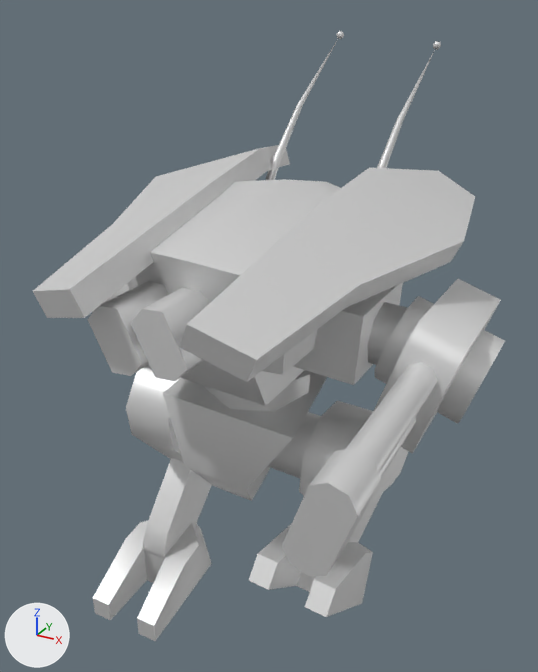
Renders of the glTF model glb/leggobt3.glb from each side of a commit.
Before and after are seen from a 50 mm camera at (52.3, -85.3, 94.1) aimed at (3.8, 2.8, 50.1). Every picture has the same lights, and +X, +Y and +Z are marked at lower left. The older version comes first. Where no turn or scale is listed for an object, it has been applied to the vertices.

In view in the first picture: 'lbarrel', 'lfoot', 'lthigh', 'pelvis', 'rfoot', 'rleg', 'rthigh', 'sleeve', 'torso' and 1 more.
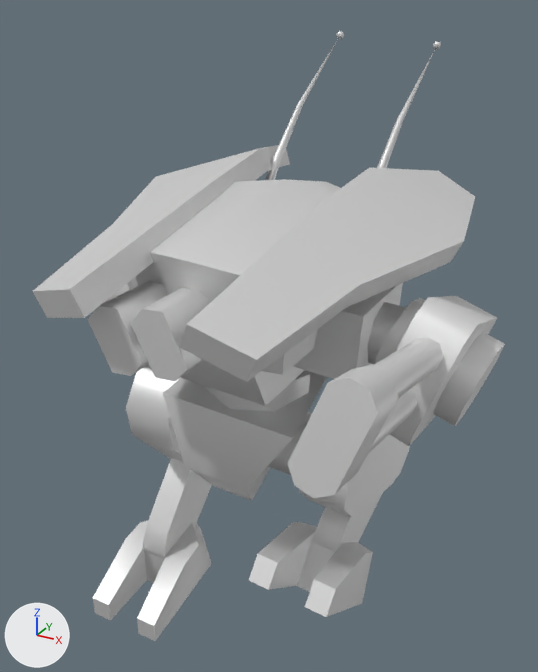
ob_aimx1 is not drawn itself; it is the parent of ob_sleeve.

The change in detail:
Object 'aimx1' (ob_aimx1) turns from (15, 0, 0) to (0, 0, 0) degrees about x, y and z.

Changed parts and their boxes (x1, y1, x2, y2) in the pictures (538 x 672 px):
'lbarrel', turned
    before: (282, 362, 438, 576)
    after: (287, 337, 443, 498)
'sleeve', turned
    before: (373, 279, 505, 454)
    after: (374, 296, 505, 446)
'lleg', unchanged, uncovered by the edit
    before: (348, 492, 383, 542)
    after: (312, 492, 383, 552)
